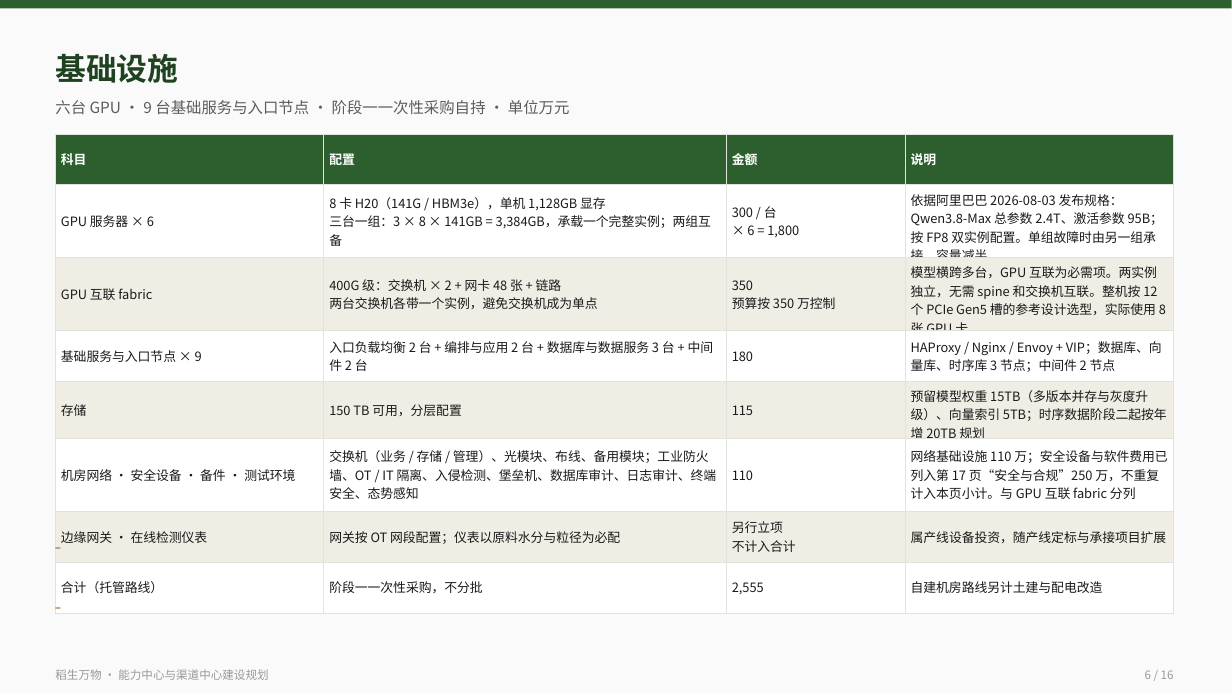
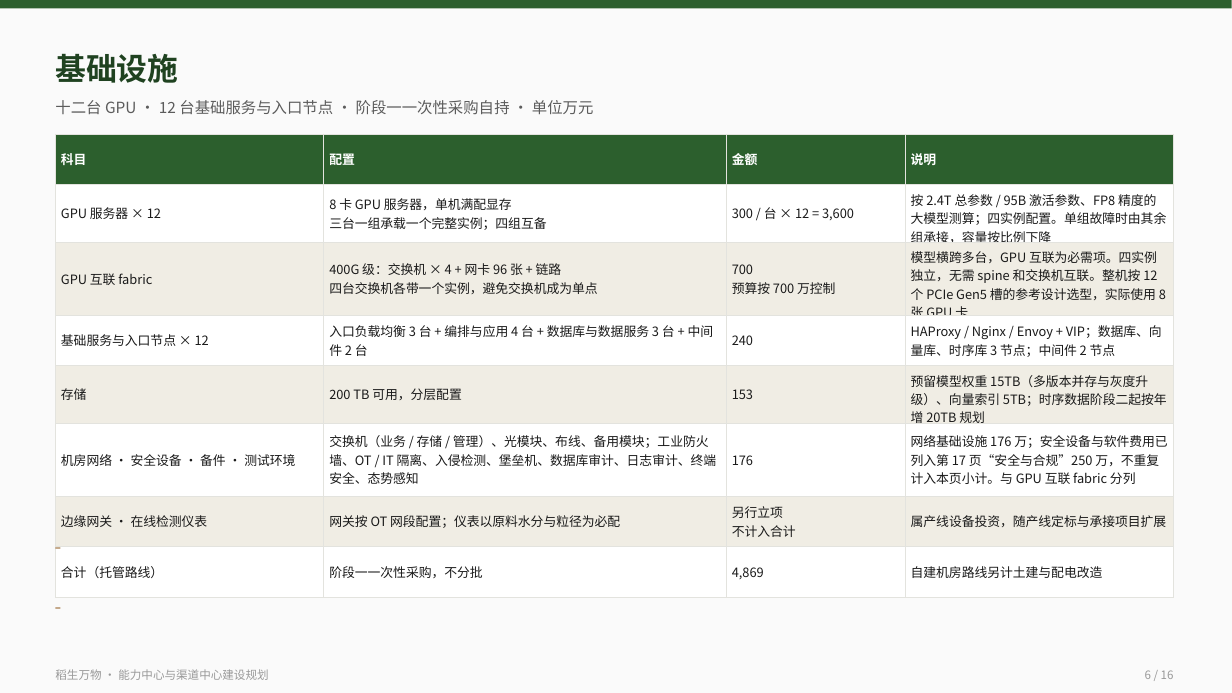
Before and after one commit to jinichen/catfish, a slide deck: slide 6 of projects/daosheng/docs/daosheng-nlzx-v2.budget-appendix-3nodes.pptx. Drawn at 1232x693 pixels with LibreOffice and Linux fonts; fonts in the diff are those of the drawing. Boxes give left, top, right and bottom in pixels: in the first picture for what was removed or moved away, otherwise in the second. Text is boxed around its words. In the diff, an @@ line names an element or a change of style, - is before the commit and + after.

Commit message:
docs(daosheng): 单节点 6 台 → 12 台 GPU，去品牌，去运营期成本
按 PPT 那份为准（不是 DOCX 版本）重算：

  · 算力主机不再写品牌型号，"8 卡 H20（141G/HBM3e）"→"8 卡 GPU 服务器，
    单机满配显存"；显存规格一并模糊，只留 2.4T 参数 / 95B 激活 / FP8 的测算口径
  · 单节点 6 台 → 12 台，四组互备（原三台一组两组互备）
  · 硬件数量跟着核：fabric 交换机 2→4 / 网卡 48→96；基础服务节点 9→12；
    存储 150TB→200TB
  · 单节点硬件 2,555 → 4,869 万；静态投资 8,522 → 10,836；
    预备费 885 → 1,106；控制价 9,407 → 11,942 万
  · 删掉后 5 年运营成本，口径只到建设期末（原来"第四年起年度稳态 1,360 万/年"）
  · 主 deck 补一页系统逻辑架构

三节点合计 25,946 万 = 2.59 亿，3 亿上限下余量 4,054 万（14%）。

```diff
--- a/projects/daosheng/docs/daosheng-nlzx-v2.budget-appendix-3nodes.pptx
+++ b/projects/daosheng/docs/daosheng-nlzx-v2.budget-appendix-3nodes.pptx
@@ text at bbox=[55, 100, 594, 114]: text changed @@
-六台 GPU · 9 台基础服务与入口节点 · 阶段一一次性采购自持 · 单位万元
+十二台 GPU · 12 台基础服务与入口节点 · 阶段一一次性采购自持 · 单位万元
@@ table at bbox=[55, 134, 1174, 583] @@
-row 2: GPU 服务器 × 6 | 8 卡 H20（141G / HBM3e），单机 1,128GB 显存 / 三台一组：3 × 8 × 141GB = 3,384GB，承载一个完整实例；两组互备 | 300 / 台 / × 6 = 1,800 | 依据阿里巴巴 2026-08-03 发布规格：Qwen3.8-Max 总参数 2.4T、激活参数 95B；按 FP8 双实例配置。单组故障时由另一组承接，容量减半
+row 2: GPU 服务器 × 12 | 8 卡 GPU 服务器，单机满配显存 / 三台一组承载一个完整实例；四组互备 | 300 / 台 × 12 = 3,600 | 按 2.4T 总参数 / 95B 激活参数、FP8 精度的大模型测算；四实例配置。单组故障时由其余组承接，容量按比例下降
-row 3: GPU 互联 fabric | 400G 级：交换机 × 2 + 网卡 48 张 + 链路 / 两台交换机各带一个实例，避免交换机成为单点 | 350 / 预算按 350 万控制 | 模型横跨多台，GPU 互联为必需项。两实例独立，无需 spine 和交换机互联。整机按 12 个 PCIe Gen5 槽的参考设计选型，实际使用 8 张 GPU 卡
+row 3: GPU 互联 fabric | 400G 级：交换机 × 4 + 网卡 96 张 + 链路 / 四台交换机各带一个实例，避免交换机成为单点 | 700 预算按 700 万控制 | 模型横跨多台，GPU 互联为必需项。四实例独立，无需 spine 和交换机互联。整机按 12 个 PCIe Gen5 槽的参考设计选型，实际使用 8 张 GPU 卡
-row 4: 基础服务与入口节点 × 9 | 入口负载均衡 2 台 + 编排与应用 2 台 + 数据库与数据服务 3 台 + 中间件 2 台 | 180 | HAProxy / Nginx / Envoy + VIP；数据库、向量库、时序库 3 节点；中间件 2 节点
+row 4: 基础服务与入口节点 × 12 | 入口负载均衡 3 台 + 编排与应用 4 台 + 数据库与数据服务 3 台 + 中间件 2 台 | 240 | HAProxy / Nginx / Envoy + VIP；数据库、向量库、时序库 3 节点；中间件 2 节点
-row 5, column 2: 150 TB 可用，分层配置
+row 5, column 2: 200 TB 可用，分层配置
-row 5, column 3: 115
+row 5, column 3: 153
-row 6, column 3: 110
+row 6, column 3: 176
-row 6, column 4: 网络基础设施 110 万；安全设备与软件费用已列入第 17 页“安全与合规”250 万，不重复计入本页小计。与 GPU 互联 fabric 分列
+row 6, column 4: 网络基础设施 176 万；安全设备与软件费用已列入第 17 页“安全与合规”250 万，不重复计入本页小计。与 GPU 互联 fabric 分列
-row 8, column 3: 2,555
+row 8, column 3: 4,869
```
Also in this commit, not shown: 12 other slides changed, 1 other file.
